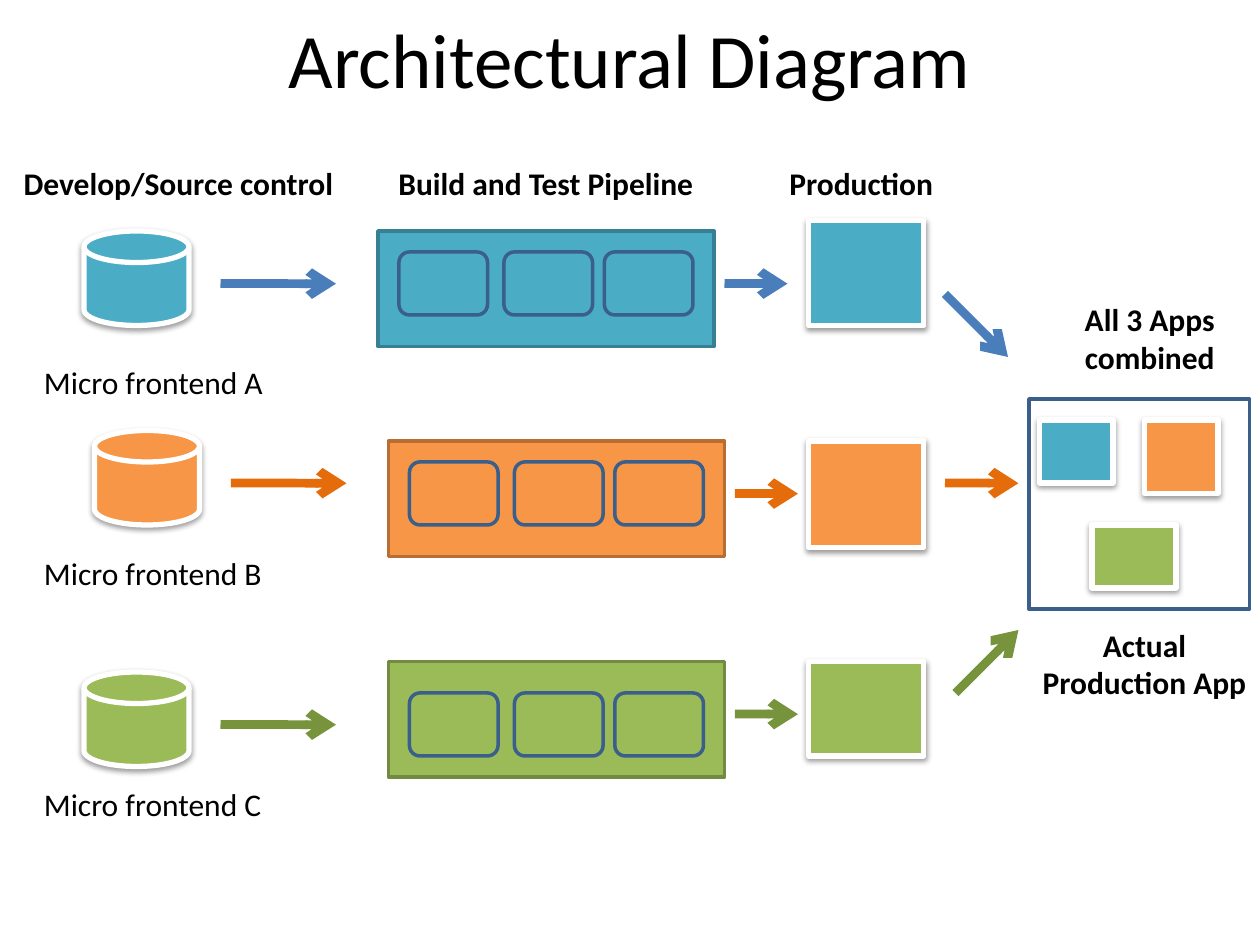
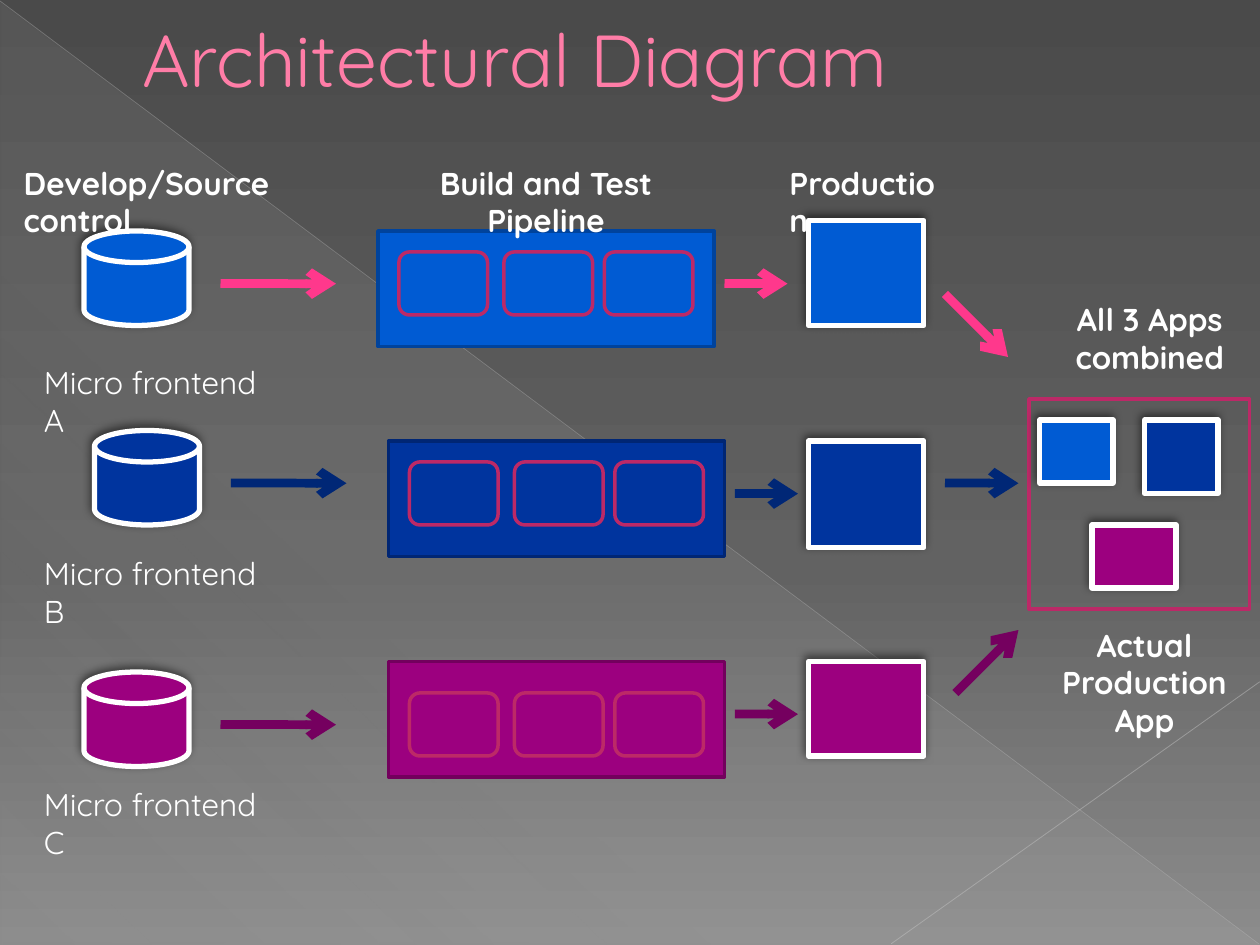
Before and after one commit to gitoutofbox/Module-federation-devex, a slide deck: slide 6 of Module-federation.pptx. Drawn at 1260x945 pixels with LibreOffice and Linux fonts; fonts in the diff are those of the drawing. Boxes give left, top, right and bottom in pixels: in the first picture for what was removed or moved away, otherwise in the second. Text is boxed around its words. In the diff, an @@ line names an element or a change of style, - is before the commit and + after.

Commit message:
test checkin

```diff
--- a/Module-federation.pptx
+++ b/Module-federation.pptx
@@ background #FFFFFF to gradient #4A4A4A to #626262 to #8C8C8C @@
@@ line added from (0, 1) to (1259, 944), #BFBFBF 0.39 pt @@
@@ right triangle added at (1, 3, 1259, 945), fill gradient #D2D2D2 @@
@@ title "Architectural Diagram" at (142, 32, 887, 102): size 44 to 42 pt, font Calibri to Quicksand, text colour #000000 to #FF7DA7, letter outline none to #B12761 0.5 pt; alignment centre to left; indent changed @@
@@ rectangle at (378, 231, 714, 346): fill #4BACC6 to #005BD3; outline #377F92 2 pt to #00439C 2 pt @@
@@ arrow (220, 284) - (336, 284): stroke #4B7EBC 5 pt to #FF388C 5 pt @@
@@ arrow (724, 284) - (788, 284): stroke #4B7EBC 5 pt to #FF388C 5 pt @@
@@ arrow (945, 294) - (1008, 357): stroke #4B7EBC 5 pt to #FF388C 5 pt @@
@@ outline #3A5F8C 2 pt to #BD2968 2 pt in 10 elements at (399, 252, 488, 315), (504, 252, 592, 315), (605, 252, 693, 315), (410, 462, 498, 525), (514, 462, 602, 525), (615, 462, 703, 525), (410, 693, 498, 756), (514, 693, 602, 756), (615, 693, 703, 756), (1029, 399, 1250, 610) @@
@@ rectangle at (388, 441, 724, 557): fill #F79646 to #00349E; outline #B76F34 2 pt to #002675 2 pt @@
@@ fill #4BACC6 to #005BD3; shadow changed in 3 elements at (84, 231, 189, 325), (809, 220, 925, 325), (1040, 420, 1113, 483) @@
@@ fill #F79646 to #00349E; shadow changed in 3 elements at (94, 431, 199, 525), (809, 441, 925, 548), (1144, 420, 1217, 493) @@
@@ arrow (231, 483) - (346, 484): stroke #E46C0A 5 pt to #002776 5 pt @@
@@ arrow (735, 494) - (798, 494): stroke #E46C0A 5 pt to #002776 5 pt @@
@@ arrow (945, 483) - (1018, 484): stroke #E46C0A 5 pt to #002776 5 pt @@
@@ fill #9BBB59 to #9C007F; shadow changed in 3 elements at (84, 672, 189, 766), (809, 662, 925, 756), (1092, 525, 1177, 588) @@
@@ font Calibri to Quicksand, text colour #000000 to #FFFFFF in 8 elements at (44, 371, 257, 432), (440, 171, 652, 242), (24, 170, 270, 242), (1062, 671, 1227, 695), (44, 562, 257, 623), (44, 793, 257, 854), (1076, 307, 1224, 370), (1097, 634, 1193, 738) @@
@@ arrow (955, 693) - (1018, 630): stroke #77933C 5 pt to #75005F 5 pt @@
@@ rectangle at (388, 662, 724, 777): fill #9BBB59 to #9C007F; outline #738A42 2 pt to #73005E 2 pt @@
@@ line added from (1260, 682) to (891, 944), #C6C6C6 0.47 pt @@
@@ arrow (735, 714) - (798, 714): stroke #77933C 5 pt to #75005F 5 pt @@
@@ arrow (220, 724) - (336, 724): stroke #77933C 5 pt to #75005F 5 pt @@
```
Also in this commit, not shown: 5 other slides changed, 3 other files.
